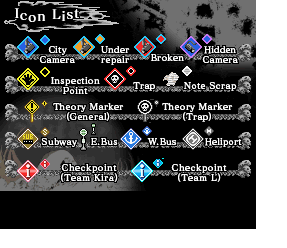
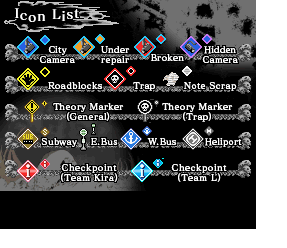
Before/after of a 287x248 layered artwork. What changed in the layer stack:
renamed "Inspection Point" to "Roadblocks", painted on it over [48, 77, 103, 94]
